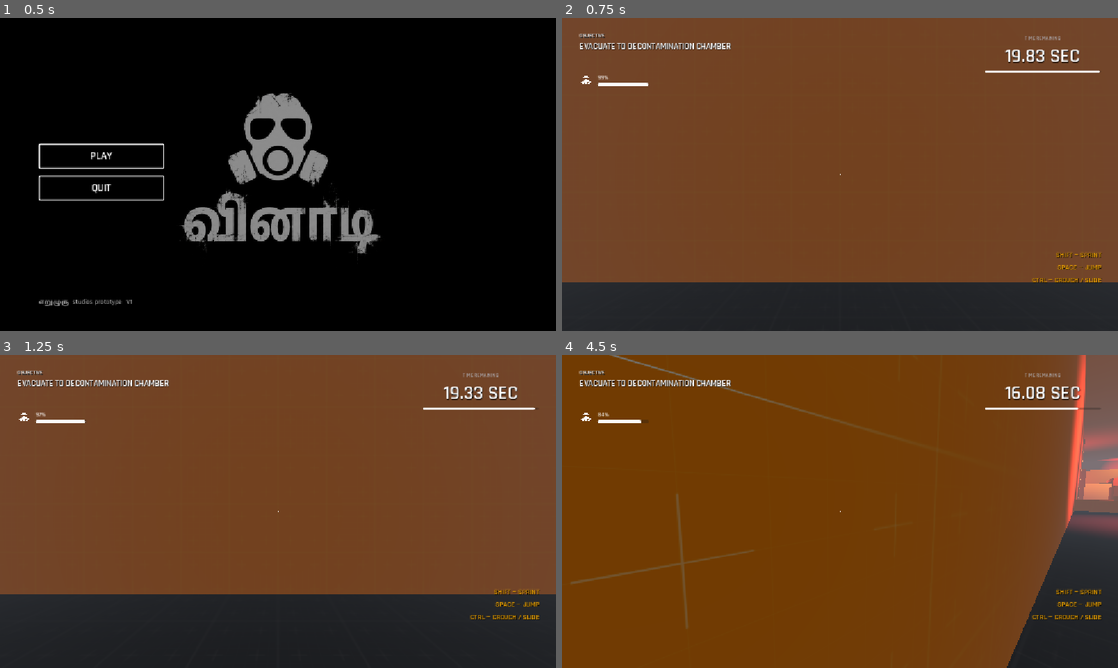
Above: before the commit, frames 1-4 (two rows, left to right).
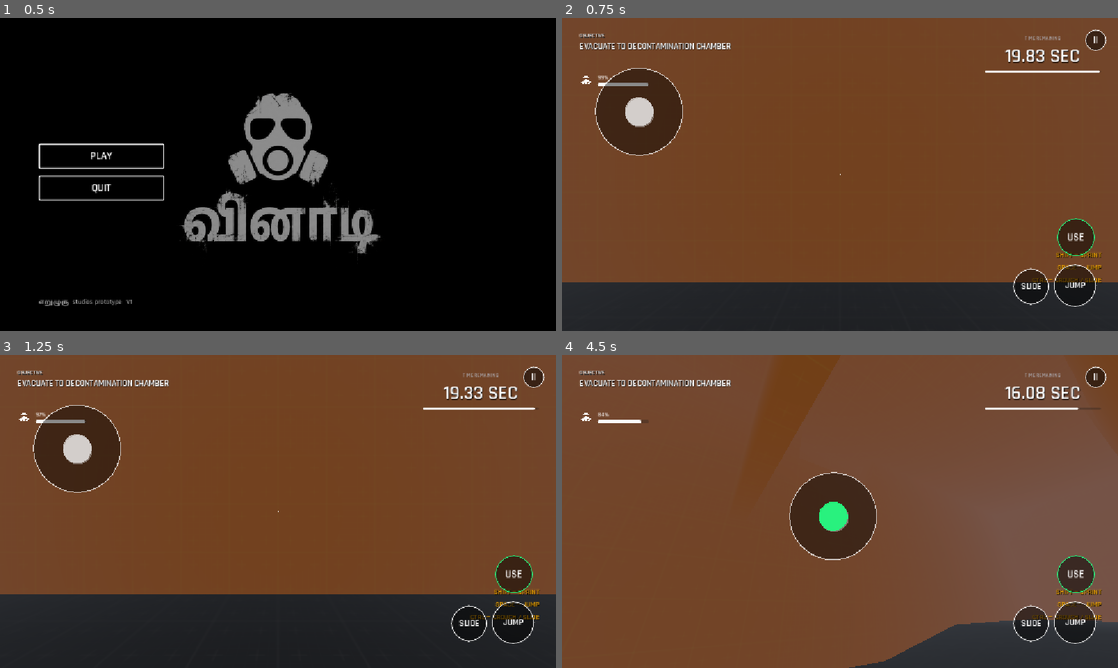
Above: after the commit, the same moments.

Repository: DREAD-COMRADE/VINADI
Game: Godot game, scene res://ui/main_menu.tscn
Same seed, same stepped clock (60 frames per second), same inputs: the game is played once before the commit and once after it. Sound files missing from this copy of the repository are replaced by a short silence.
Inputs (mouse positions are in pixels of both pictures, inside the frame that each line leads up to):
- Up to frame 1 (0.5 s): no input
- Up to frame 2 (0.75 s): click "PLAY" at 0.5 s
- Up to frame 3 (1.25 s): no input
- Up to frame 4 (4.5 s): click (1073, 621) at 1.25 s, where only the run after the commit has a clickable "JUMP"; tap Enter at 2 s; move the mouse to (867, 511) at 2.02 s; hold Ctrl (crouch) 2.03-2.78 s; hold W (move_forward) from 2.03 s (still down); click (867, 511) at 2.17 s; tap Space (jump) at 2.27, 3.02 s; move the mouse to (812, 511) at 2.77 s; tap E (interact) at 2.85 s; move the mouse to (851, 505) at 3.52 s; hold Shift (sprint) 3.53-4.28 s; move the mouse to (834, 517) at 4.27 s; tap F at 4.35 s; click (834, 517) at 4.42 s

Frame 1 is identical in both runs. In frame 2, 5.0% of the frame differs, in the area x 5-98%, y 3-93%; in frame 3, 4.7%; in frame 4, 90%, in the area x 0-100%, y 0-100%.
Error before the commit: Parse Error: Cannot infer the type of "show_hud" variable because the value doesn't have a set type. (res://ui/touch_controls.gd:47)

Commit message:
Fix type inference: explicit bool type on show_hud variable

Diff:
--- a/ui/touch_controls.gd
+++ b/ui/touch_controls.gd
@@ -44,7 +44,7 @@
 	_build_hud()
 	call_deferred("_setup_references")
 	# Auto-show only on touchscreen or mobile
-	var show_hud := DisplayServer.is_touchscreen_available() \
+	var show_hud: bool = DisplayServer.is_touchscreen_available() \
 		or OS.has_feature("mobile") \
 		or OS.has_feature("android") \
 		or OS.has_feature("ios") \
--- a/world/world.tscn
+++ b/world/world.tscn
@@ -298,7 +298,6 @@
 script = ExtResource("3_game_ui")
 
 [node name="TouchControls" parent="." unique_id=1847291035 instance=ExtResource("13_touch")]
-process_mode = 3
 
 [node name="DebugPanel" type="CanvasLayer" parent="." unique_id=1837322482]
 script = ExtResource("4_debug_panel")
Not shown, changed: .gitignore
